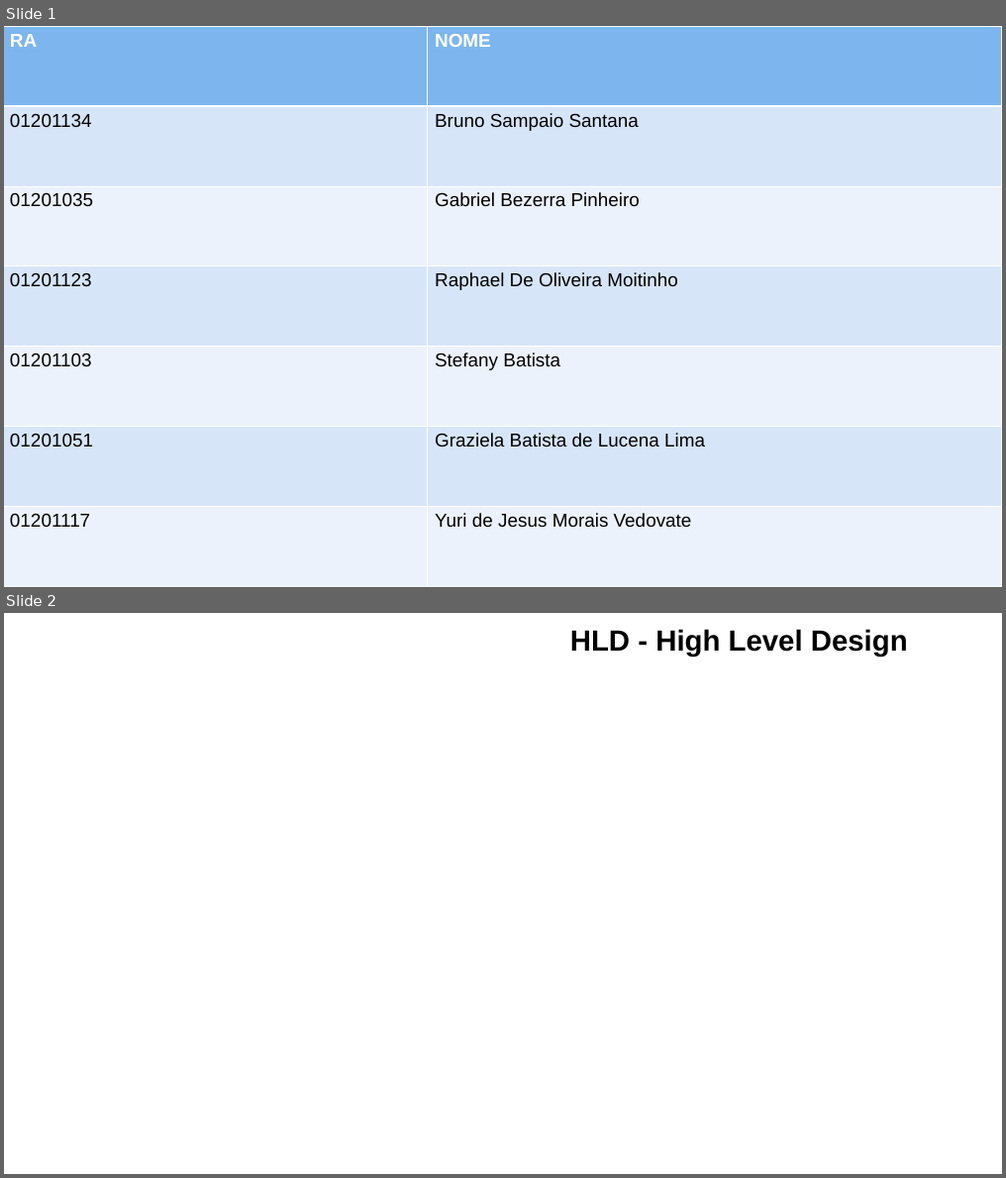
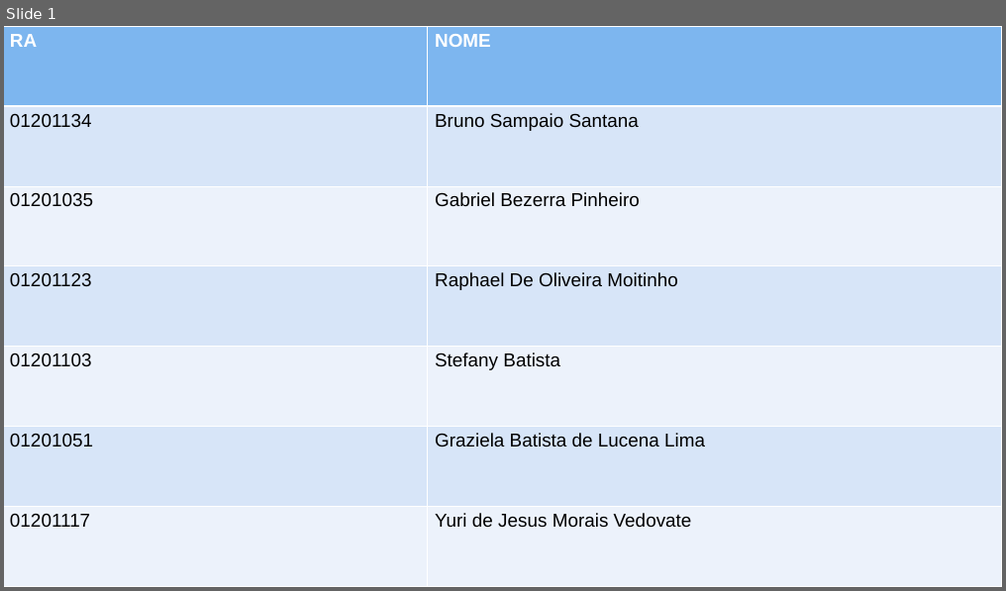
Before and after one commit to Stefany-hub/Projeto2.0, a slide deck: documentação/img projeto/HLE_LLD.pptx. Shown one above the other, each under a label of ours: slides 1 and 2 before the commit, slide 1 after it. The pictures are 1006x1178 and 1006x591 pixels, drawn with LibreOffice and Linux fonts; fonts in the diff are those of the drawing; background and template pictures are left out. Boxes give left, top, right and bottom in pixels: in the first picture for what was removed or moved away, otherwise in the second. Text is boxed around its words. In the diff, an @@ line names an element or a change of style, - is before the commit and + after.

```diff
--- a/documentação/img projeto/HLE_LLD.pptx
+++ b/documentação/img projeto/HLE_LLD.pptx
@@ slide 2 removed at (4,613,1002,1174), background picture (left out) @@
@@ text removed at (570,629,908,657) @@
-HLD - High Level Design
```
Also in this commit, not shown: 1 slide changed, 1 slide added, 1 other file.
